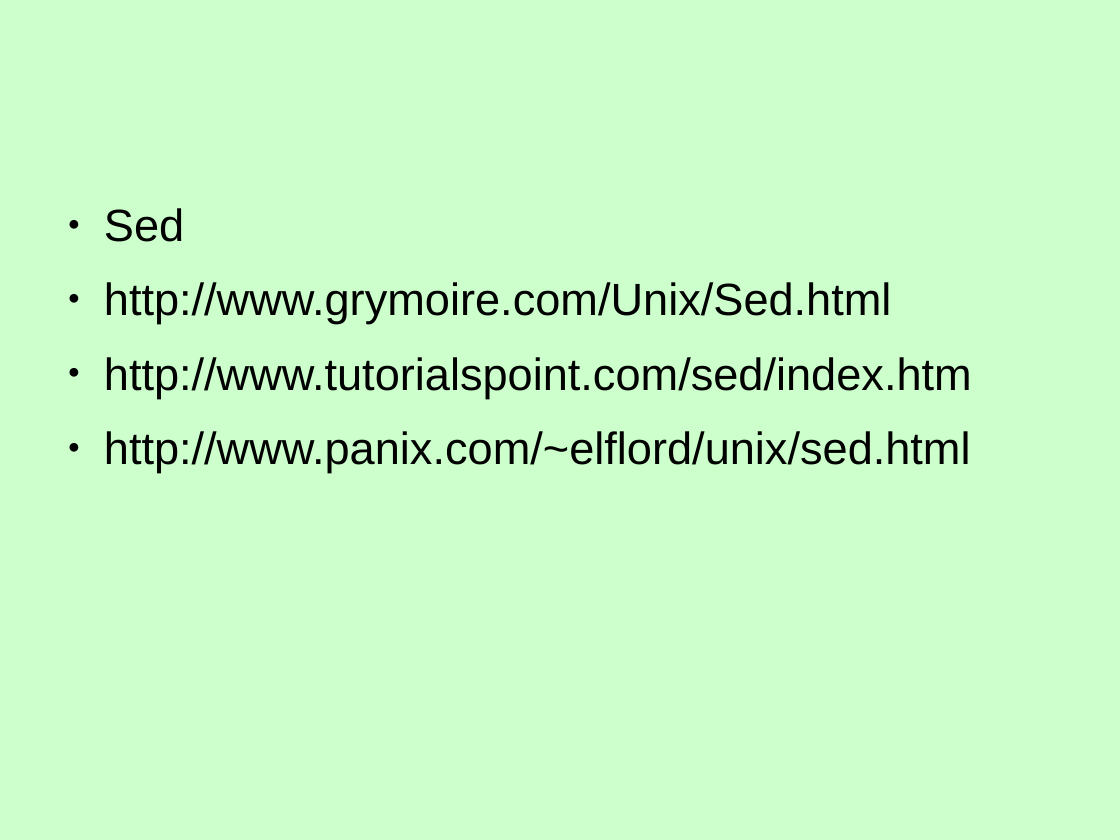
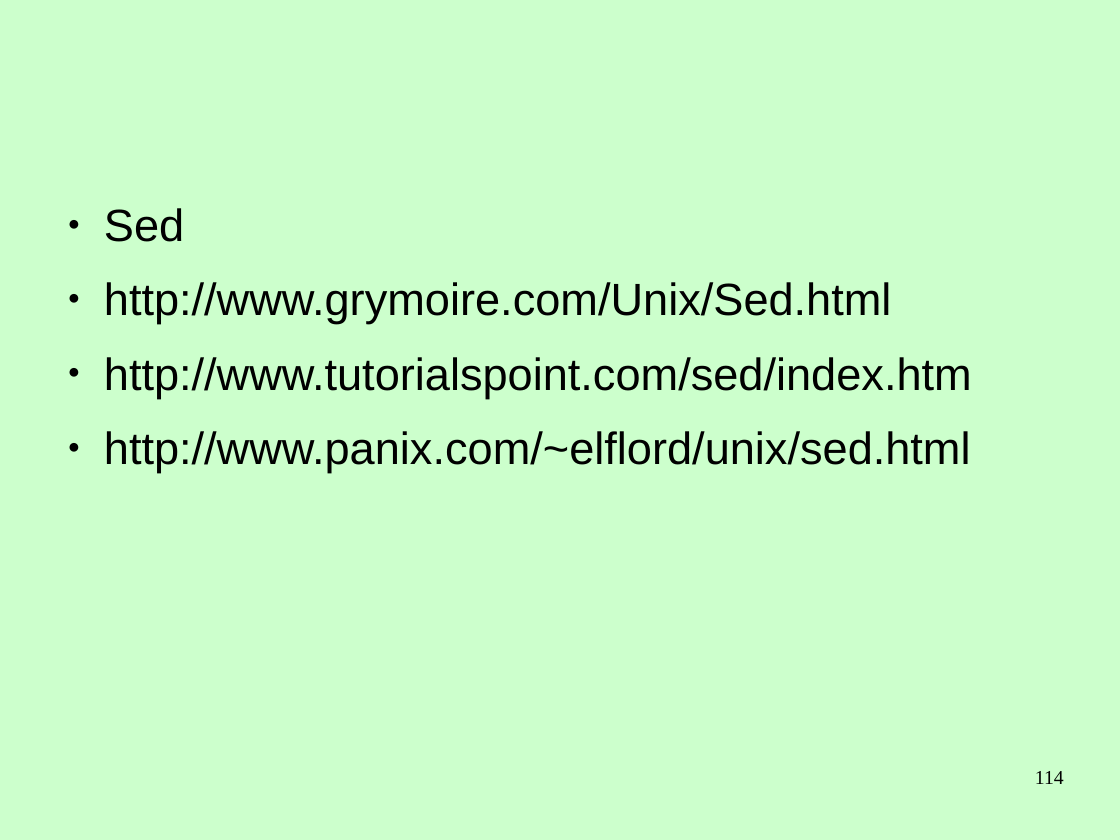
Before and after one commit to Clibre/An-introduction-to-bash, a slide deck: slide 114 of presentation/presentation.odp. Drawn at 1120x840 pixels with LibreOffice and Linux fonts; fonts in the diff are those of the drawing. Boxes give left, top, right and bottom in pixels: in the first picture for what was removed or moved away, otherwise in the second. Text is boxed around its words. In the diff, an @@ line names an element or a change of style, - is before the commit and + after.

```diff
--- a/presentation/presentation.odp
+++ b/presentation/presentation.odp
@@ page number added at [1035, 771, 1064, 784], 14 pt, text #000000 @@
+114
```
Also in this commit, not shown: 115 other slides changed, 1 other file.
